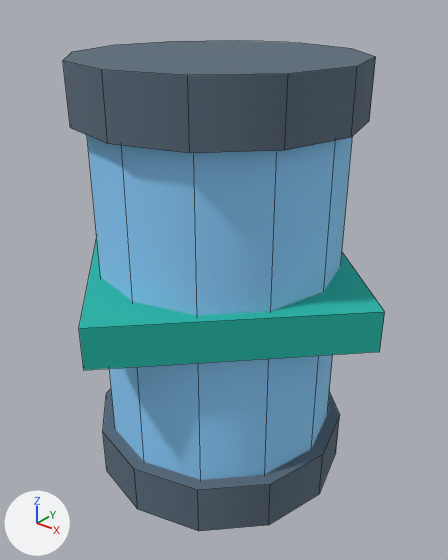
One commit to the Blender file assets_src/baus_coletaveis/celula_escudo_g_01.blend: the scene before it, then after it.
Rendered twice from a 50 mm camera at (0.27, -0.333, 0.364) aimed at (0.005, -0.001, 0.158). Lighting does not change. The marker at lower left points along +X, +Y and +Z. The first picture is the older version. Mesh edges are drawn as thin lines.

In view in the first picture: 'celula_escudo_g_01'.
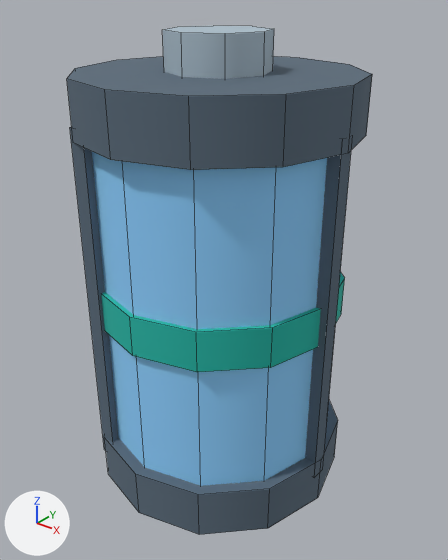
Edits to the bpy script that builds the scene:
```text
Change me_celula_escudo_g_01:
    used by ob_celula_escudo_g_01; location = (0.0, 0.0, 0.0)
    remove me_celula_escudo_g_01.from_pydata(...)  # 80 vertices, 48 faces; spans x -0.134..0.134, y -0.134..0.134, z 0.0..0.32
    add me_celula_escudo_g_01.from_pydata(...)  # 176 vertices, 120 faces; spans x -0.099..0.099, y -0.099..0.099, z -0.005..0.335
    me_celula_escudo_g_01 part 1: the loose piece of 24 vertices spanning x -0.09..0.09, y -0.09..0.09, z 0.03..0.29 is moved by (0.0, 0.0, -0.01)
    me_celula_escudo_g_01 part 2: the loose piece of 24 vertices spanning x -0.1..0.1, y -0.1..0.1, z 0.0..0.04 is moved by (0.0, 0.0, -0.005)
    me_celula_escudo_g_01 part 3: the loose piece of 24 vertices spanning x -0.1..0.1, y -0.1..0.1, z 0.28..0.32 is moved by (0.0, 0.0, -0.01)
    me_celula_escudo_g_01 part 4: a new loose piece, an 8-sided cylinder along z spanning x -0.036..0.036, y -0.036..0.036, z 0.305..0.335, in mat_m_paleta_ventania (picture img_paleta_ventania_png)
    me_celula_escudo_g_01 part 5: a new loose piece, a box spanning x 0.086..0.098, y -0.006..0.006, z 0.02..0.28, in mat_m_paleta_ventania (picture img_paleta_ventania_png)
    me_celula_escudo_g_01 part 6: a new loose piece, a box spanning x -0.052..-0.04, y -0.086..-0.074, z 0.02..0.28, in mat_m_paleta_ventania (picture img_paleta_ventania_png)
    me_celula_escudo_g_01 part 7: a new loose piece, a 12-sided cylinder along z spanning x -0.094..0.094, y -0.094..0.094, z 0.135..0.165, in mat_m_paleta_ventania (picture img_paleta_ventania_png)
    me_celula_escudo_g_01 part 8: the loose piece of 8 vertices spanning x -0.134..0.134, y -0.134..0.134, z 0.145..0.175 is deleted
    other edits to the shape of me_celula_escudo_g_01 do not show in these pictures
```

Changed parts and their boxes [x1, y1, x2, y2] in the pictures (448 x 560 px; the box of a moved part takes in the faces that stretch with it):
'celula_escudo_g_01', reshaped
    before: [63, 40, 385, 531]
    after: [67, 26, 372, 535]
part 1 of me_celula_escudo_g_01, moved or reshaped
    before: [87, 135, 352, 480]
    after: [92, 152, 347, 486]
part 2 of me_celula_escudo_g_01, moved or reshaped
    before: [103, 389, 340, 531]
    after: [105, 401, 338, 535]
part 3 of me_celula_escudo_g_01, moved or reshaped
    before: [63, 40, 376, 153]
    after: [67, 56, 372, 170]
part 4 of me_celula_escudo_g_01, added (blue)
    after: [162, 26, 274, 79]
part 5 of me_celula_escudo_g_01, added (blue)
    after: [305, 135, 353, 478]
part 6 of me_celula_escudo_g_01, added (blue)
    after: [70, 127, 119, 451]
part 7 of me_celula_escudo_g_01, added (cyan)
    after: [101, 272, 345, 372]
part 8 of me_celula_escudo_g_01, deleted (cyan)
    before: [79, 238, 385, 370]
